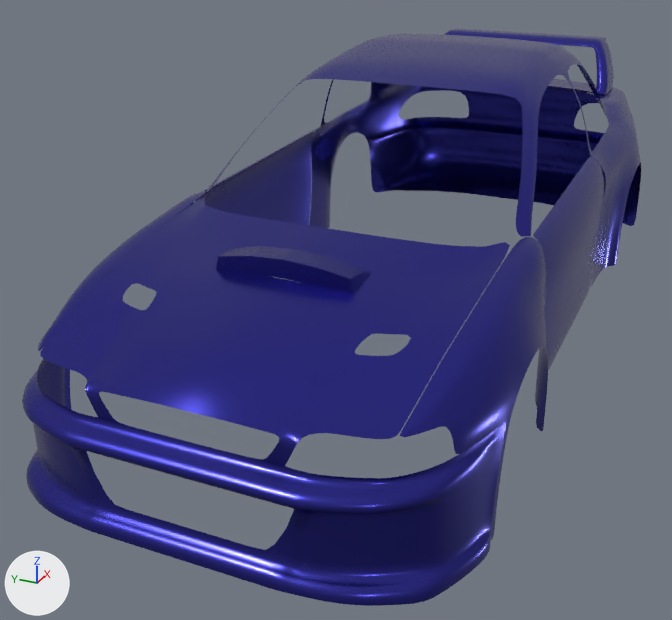
Before and after pictures for a commit that changed the Blender file subaru-impreza/impreza-22b-sti-1998.blend.
Both versions are drawn from a 50 mm lens placed at (-4.62, -1.6, 1.69), pointed at (-0.43, 0.29, -0.41). Every picture has the same lights, and +X, +Y and +Z are marked at lower left. The same objects are shown in both versions, whatever each file hides.

In view in the first picture: 'AleronDuroPuntoCom', 'Capo', 'Entrada aire central', 'Lateral', 'Lateral trasero', 'Puerta'.
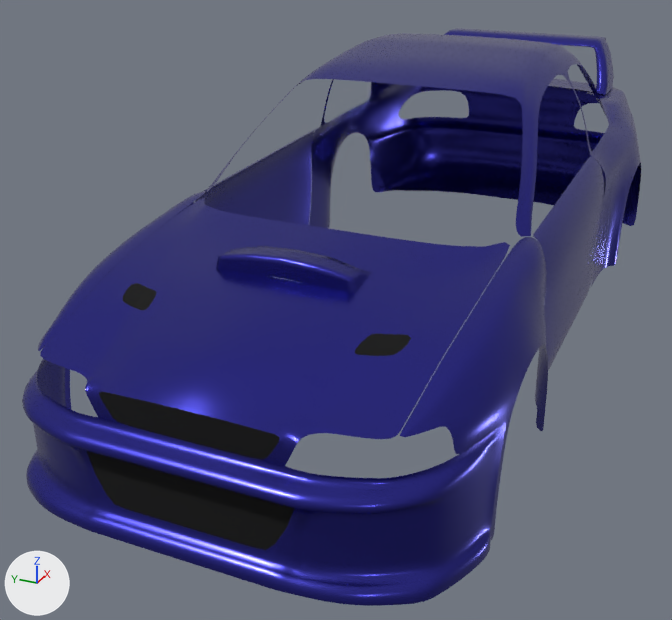
Boxes [x1, y1, x2, y2] around the edits, measured in the pictures (672 x 620 px):
'AireFrontal', added (black)
    after: [87, 451, 294, 550]
'AireFrontalSuperior', added (black)
    after: [99, 392, 279, 460]
'EntradaAireCapo', added (black)
    after: [123, 283, 411, 356]
part 1 of me_plane_002, shading changed
    both: [216, 246, 372, 294]

Edits to the bpy script that builds the scene:
```text
Add mat_matentradaaire:
    mat_matentradaaire = principled_material('MatEntradaAire')
    mat_matentradaaire.base_color = (0.0, 0.0, 0.0)  # black #000000
    mat_matentradaaire.roughness = 1.0
Change me_plane_002:
    where me_plane_002.from_pydata(...)  # 16 vertices, 10 faces; spans x -3.178..-2.81, y 0.0..0.629, z 0.507..0.694
    used by ob_entrada_aire_central; location = (0.0, 0.0, 0.0); scale = (0.5, -0.5, 0.5)
    me_plane_002 part 1: all faces are now shaded smooth (10 of 10 changed)
Add me_plane_009:
    me_plane_009.from_pydata(...)  # 14 vertices, 1 face; spans x -3.811..-3.463, y 0.874..1.24, z 0.338..0.409
    me_plane_009.materials.append(mat_matentradaaire)  # black #000000
Add me_plane_007:
    me_plane_007.from_pydata([(-4.649, 0.0, 0.115), (-4.646, 0.385, 0.111), (-4.647, 0.191, 0.115), (-4.647, 0.284, 0.113), (-4.644, 0.568, 0.105), (-4.643, 0.751, 0.1), (-4.643, 0.615, -0.119), (-4.643, 0.576, -0.136), (-4.643, 0.0, -0.136), (-4.643, 0.689, 0.0), (-4.644, 0.643, 0.103)], [], [(2, 3, 1, 4, 10, 5, 9, 6, 7, 8, 0)])
    me_plane_007.materials.append(mat_matentradaaire)  # black #000000
Add me_plane_006:
    me_plane_006.from_pydata([(-4.702, 0.708, -0.33), (-4.702, 0.548, -0.33), (-4.702, 0.0, -0.33), (-4.702, 0.609, -0.33), (-4.723, 0.669, -0.814), (-4.724, 0.0, -0.814), (-4.724, 0.609, -0.814), (-4.702, 0.931, -0.33)], [], [(7, 0, 4), (0, 3, 4), (1, 6, 4, 3), (2, 5, 6, 1)])
    me_plane_006.materials.append(mat_matentradaaire)  # black #000000
Add ob_entradaairecapo:
    ob_entradaairecapo = bpy.data.objects.new('EntradaAireCapo', me_plane_009)
    ob_entradaairecapo.location = (0.0, 0.0, 0.0)
    ob_entradaairecapo.scale = (0.5, -0.5, 0.5)
    _m = ob_entradaairecapo.modifiers.new('Mirror', 'MIRROR')
    _m.use_axis = (False, True, False)
    _m = ob_entradaairecapo.modifiers.new('Subdivision', 'SUBSURF')
    _m.render_levels = 1
Add ob_airefrontalsuperior:
    ob_airefrontalsuperior = bpy.data.objects.new('AireFrontalSuperior', me_plane_007)
    ob_airefrontalsuperior.location = (0.0, 0.0, 0.0)
    ob_airefrontalsuperior.scale = (0.5, -0.5, 0.5)
    _m = ob_airefrontalsuperior.modifiers.new('Mirror', 'MIRROR')
    _m.use_axis = (False, True, False)
    _m = ob_airefrontalsuperior.modifiers.new('Subdivision', 'SUBSURF')
    _m.render_levels = 1
Add ob_airefrontal:
    ob_airefrontal = bpy.data.objects.new('AireFrontal', me_plane_006)
    ob_airefrontal.location = (0.0, 0.0, 0.0)
    ob_airefrontal.scale = (0.5, -0.5, 0.5)
    _m = ob_airefrontal.modifiers.new('Mirror', 'MIRROR')
    _m.use_axis = (False, True, False)
    _m = ob_airefrontal.modifiers.new('Subdivision', 'SUBSURF')
    _m.render_levels = 1
```
